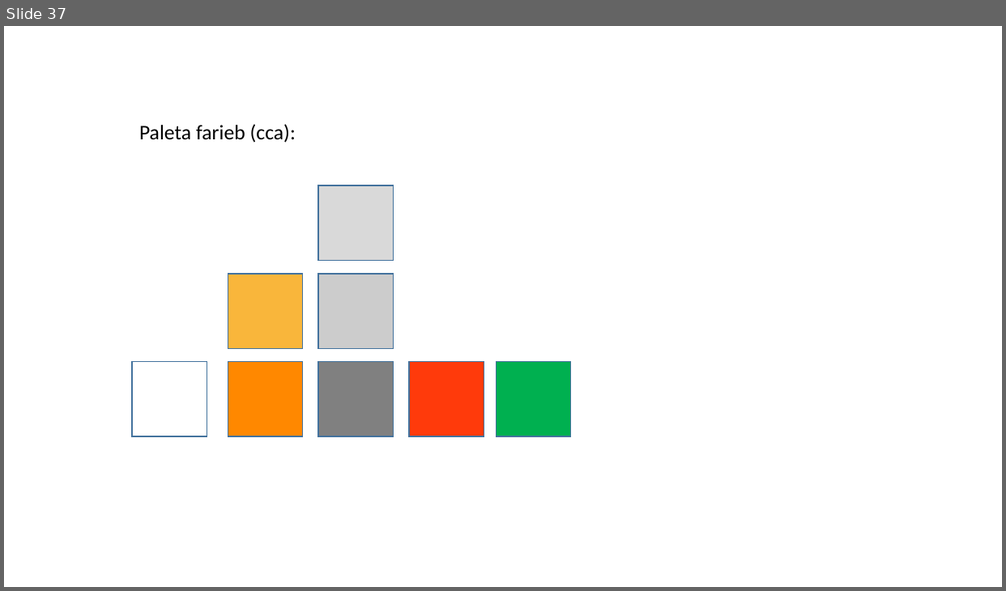
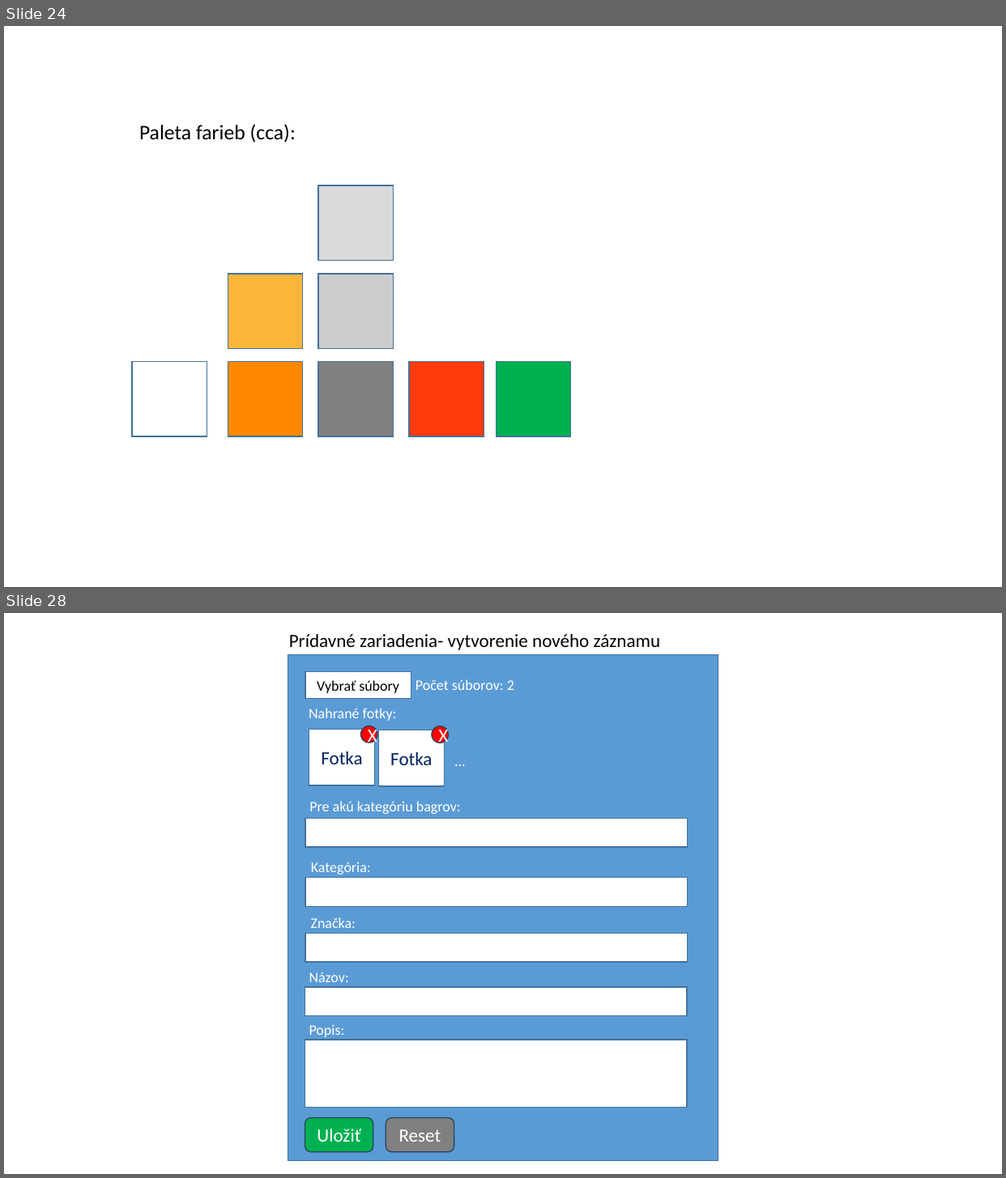
Before and after one commit to milantru/ServIS, a slide deck: docs/B-Servis WebApp UI koncept.pptx. Shown one above the other, each under a label of ours: slide 37 before the commit, slides 24 and 28 after it; the slides between them are not shown. The pictures are 1006x591 and 1006x1178 pixels, drawn with LibreOffice and Linux fonts; fonts in the diff are those of the drawing. Boxes give left, top, right and bottom in pixels: in the first picture for what was removed or moved away, otherwise in the second. Text is boxed around its words. In the diff, an @@ line names an element or a change of style, - is before the commit and + after.

```diff
--- a/docs/B-Servis WebApp UI koncept.pptx
+++ b/docs/B-Servis WebApp UI koncept.pptx
@@ slide 28 added at box(4, 613, 1002, 1174), background #FFFFFF @@
@@ text added at box(289, 634, 661, 650), 18 pt, text #000000 @@
+Prídavné zariadenia- vytvorenie nového záznamu
@@ rectangle added at box(288, 655, 718, 1161), fill #5B9BD5, outline #43739E 1 pt @@
@@ rectangle added at box(305, 671, 411, 698), fill #FFFFFF, outline #43739E 1 pt @@
@@ text added at box(317, 680, 399, 693), 14 pt, text #000000 @@
+Vybrať súbory
@@ text added at box(415, 679, 514, 690), 14 pt, text #FFFFFF @@
+Počet súborov: 2
@@ text added at box(309, 708, 397, 721), 14 pt, text #FFFFFF @@
+Nahrané fotky:
@@ rectangle added at box(309, 730, 374, 786), fill #FFFFFF, outline #43739E 1 pt, 18 pt, text #002060 @@
+Fotka
@@ ellipse added at box(361, 726, 377, 743), fill #FF0000, outline #28445D 1 pt, 18 pt, text #FFFFFF @@
+X
@@ rectangle added at box(379, 730, 444, 786), fill #FFFFFF, outline #43739E 1 pt, 18 pt, text #002060 @@
+Fotka
@@ ellipse added at box(432, 726, 448, 743), fill #FF0000, outline #28445D 1 pt, 18 pt, text #FFFFFF @@
+X
@@ text added at box(447, 747, 473, 773), 14 pt, text #FFFFFF @@
+...
@@ text added at box(309, 801, 461, 814), 14 pt, text #FFFFFF @@
+Pre akú kategóriu bagrov:
@@ rectangle added at box(305, 818, 688, 847), fill #FFFFFF, outline #43739E 1 pt @@
@@ rectangle added at box(305, 877, 688, 906), fill #FFFFFF, outline #43739E 1 pt @@
@@ text added at box(311, 862, 371, 875), 14 pt, text #FFFFFF @@
+Kategória:
@@ text added at box(311, 918, 356, 928), 14 pt, text #FFFFFF @@
+Značka:
@@ rectangle added at box(305, 934, 688, 963), fill #FFFFFF, outline #43739E 1 pt @@
@@ text added at box(309, 972, 349, 982), 14 pt, text #FFFFFF @@
+Názov:
@@ rectangle added at box(305, 987, 687, 1016), fill #FFFFFF, outline #43739E 1 pt @@
@@ text added at box(309, 1024, 345, 1037), 14 pt, text #FFFFFF @@
+Popis:
@@ rectangle added at box(305, 1040, 687, 1107), fill #FFFFFF, outline #43739E 1 pt @@
@@ rounded rectangle added at box(305, 1118, 373, 1152), fill #00B050, outline #28445D 1 pt, 18 pt, text #FFFFFF @@
+Uložiť
@@ rounded rectangle added at box(386, 1118, 454, 1152), fill #808080, outline #28445D 1 pt, 18 pt, text #FFFFFF @@
+Reset
@@ what was slide 37 is now slide 24 @@
```
Also in this commit, not shown: 7 slides changed, 29 other slides added, 25 slides removed, 47 other files.
